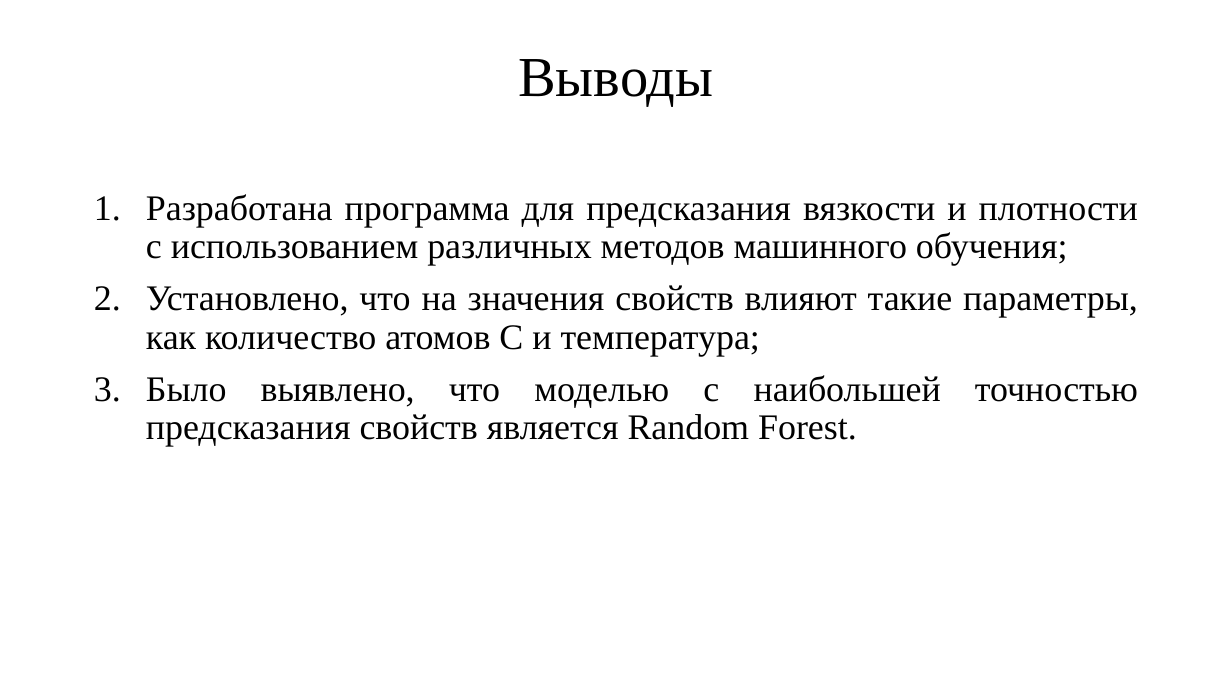
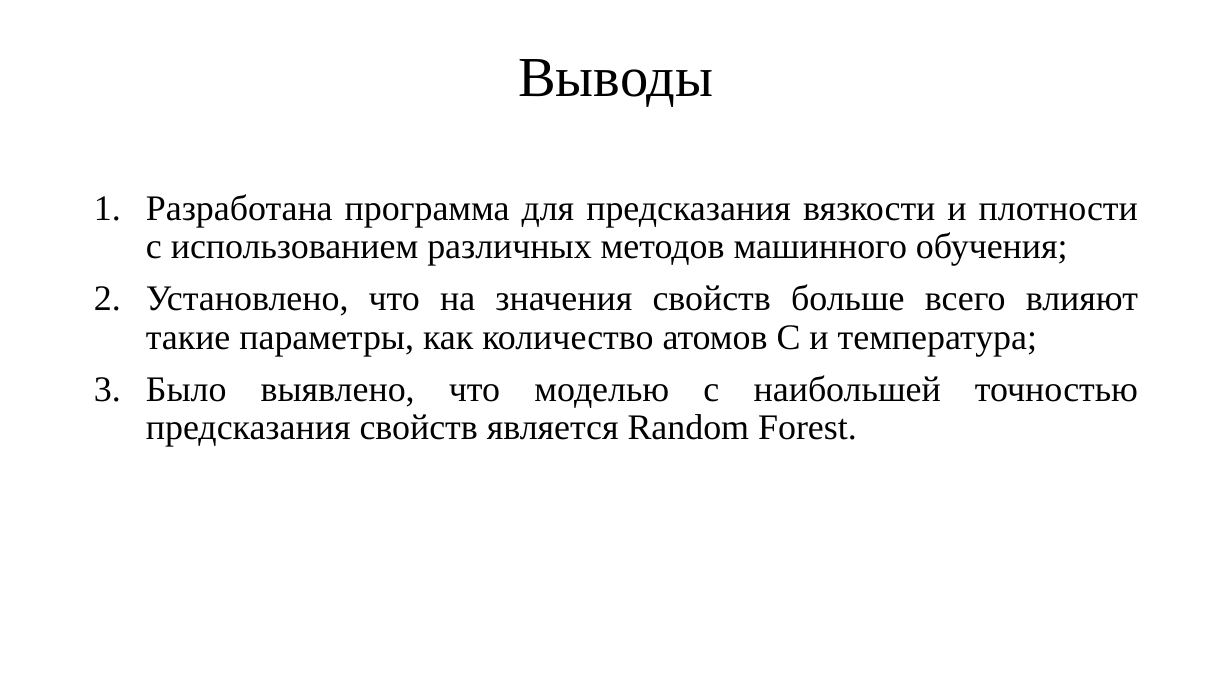
Before and after one commit to RodionSkyy/alkanes_project_ml, a slide deck: slide 13 of 13_pred_crm_phy .pptx. Drawn at 1232x693 pixels with LibreOffice and Linux fonts; fonts in the diff are those of the drawing. Boxes give left, top, right and bottom in pixels: in the first picture for what was removed or moved away, otherwise in the second. Text is boxed around its words. In the diff, an @@ line names an element or a change of style, - is before the commit and + after.

Commit message:
Updated

```diff
--- a/13_pred_crm_phy .pptx
+++ b/13_pred_crm_phy .pptx
@@ text at <box>146,284,1138,356</box>: text changed @@
-2. Установлено, что на значения свойств влияют такие параметры, как количество атомов С и температура;
+2. Установлено, что на значения свойств больше всего влияют такие параметры, как количество атомов С и температура;
```
Also in this commit, not shown: 3 other slides changed.
